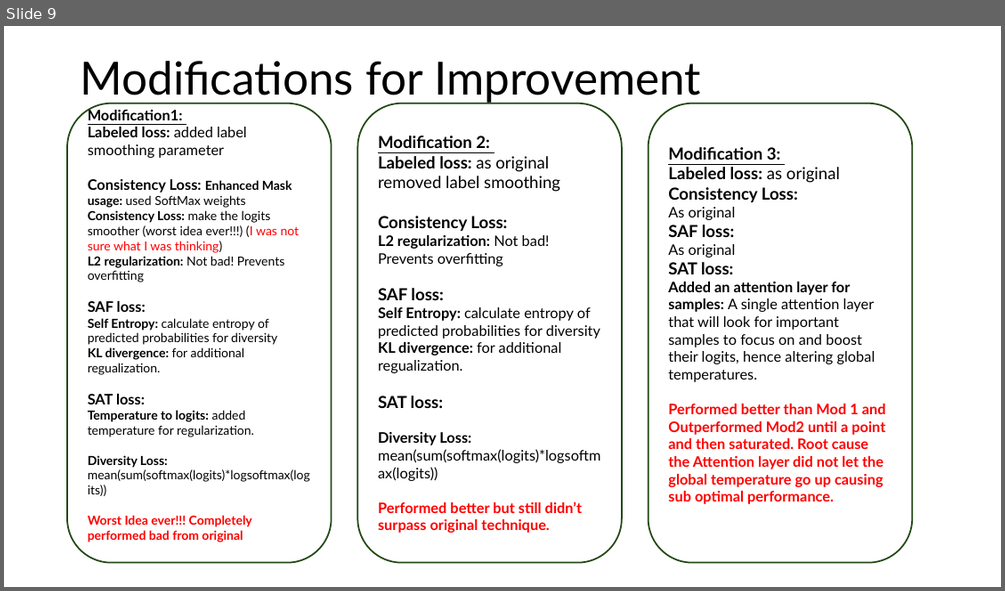
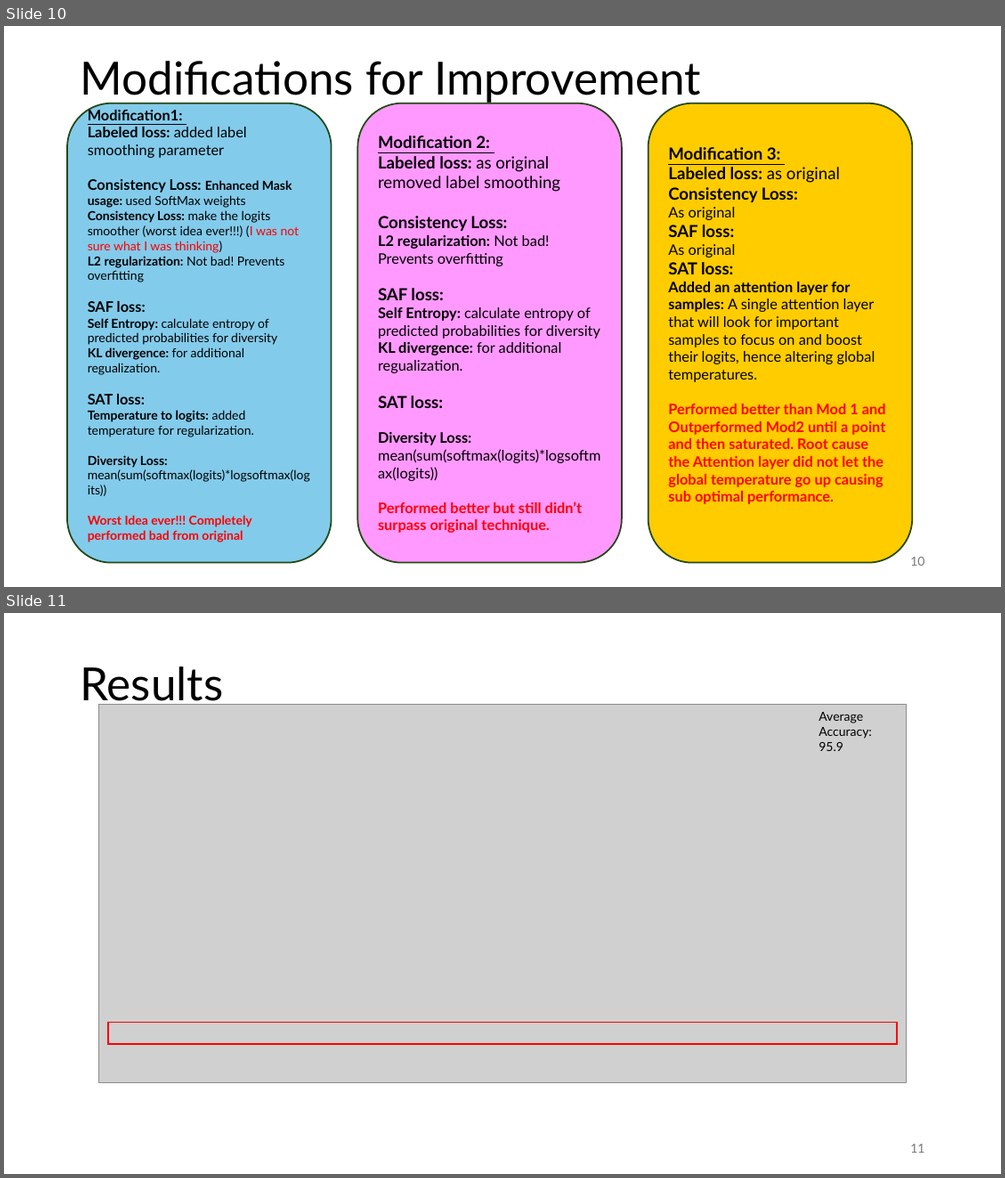
Before and after one commit to abbaasalif/freematch-improved, a slide deck: Mix Match and Beyond! – Effectiveness of.pptx. Shown one above the other, each under a label of ours: slide 9 before the commit, slides 10 and 11 after it. The pictures are 1005x591 and 1005x1178 pixels, drawn with LibreOffice and Linux fonts; fonts in the diff are those of the drawing; grey boxes stand for pictures. Boxes give left, top, right and bottom in pixels: in the first picture for what was removed or moved away, otherwise in the second. Text is boxed around its words. In the diff, an @@ line names an element or a change of style, - is before the commit and + after.

```diff
--- a/Mix Match and Beyond! – Effectiveness of.pptx
+++ b/Mix Match and Beyond! – Effectiveness of.pptx
@@ slide 11 added at (4, 613, 1001, 1174), background #FFFFFF @@
@@ title added at (80, 666, 223, 709), 44 pt, text #000000 @@
+Results
@@ picture added at (99, 705, 906, 1083) @@
@@ text added at (818, 712, 872, 751), 12 pt, text #000000 @@
+Average Accuracy: 95.9
@@ rectangle added at (108, 1022, 897, 1045), outline #FF0000 1.5 pt @@
@@ page number added at (910, 1143, 924, 1152), 12 pt, text #797979 @@
+11
@@ what was slide 9 is now slide 10 @@
@@ slide 10 changed as well @@
@@ rounded rectangle "Modification1:" at (67, 103, 332, 562): fill none to #83CBEB @@
@@ rounded rectangle "Modification 2:" at (357, 103, 622, 562): fill none to #FF99FF @@
@@ rounded rectangle "Modification 3:" at (648, 103, 913, 562): fill none to #FFCC00 @@
@@ page number added at (910, 556, 924, 565), 12 pt, text #797979 @@
+10
```
Also in this commit, not shown: 9 other slides changed, 1 other slide added, 15 other files.
